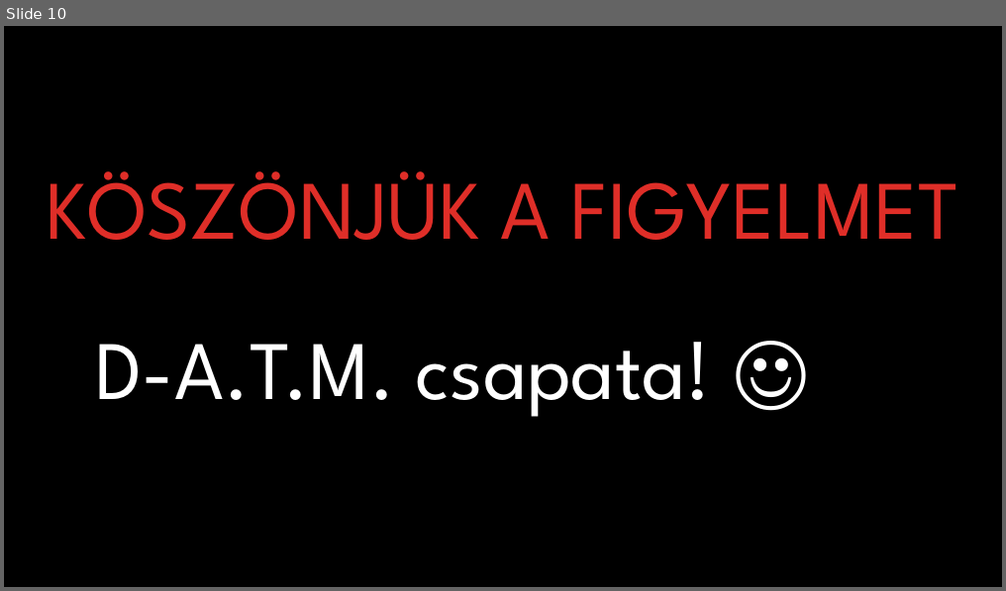
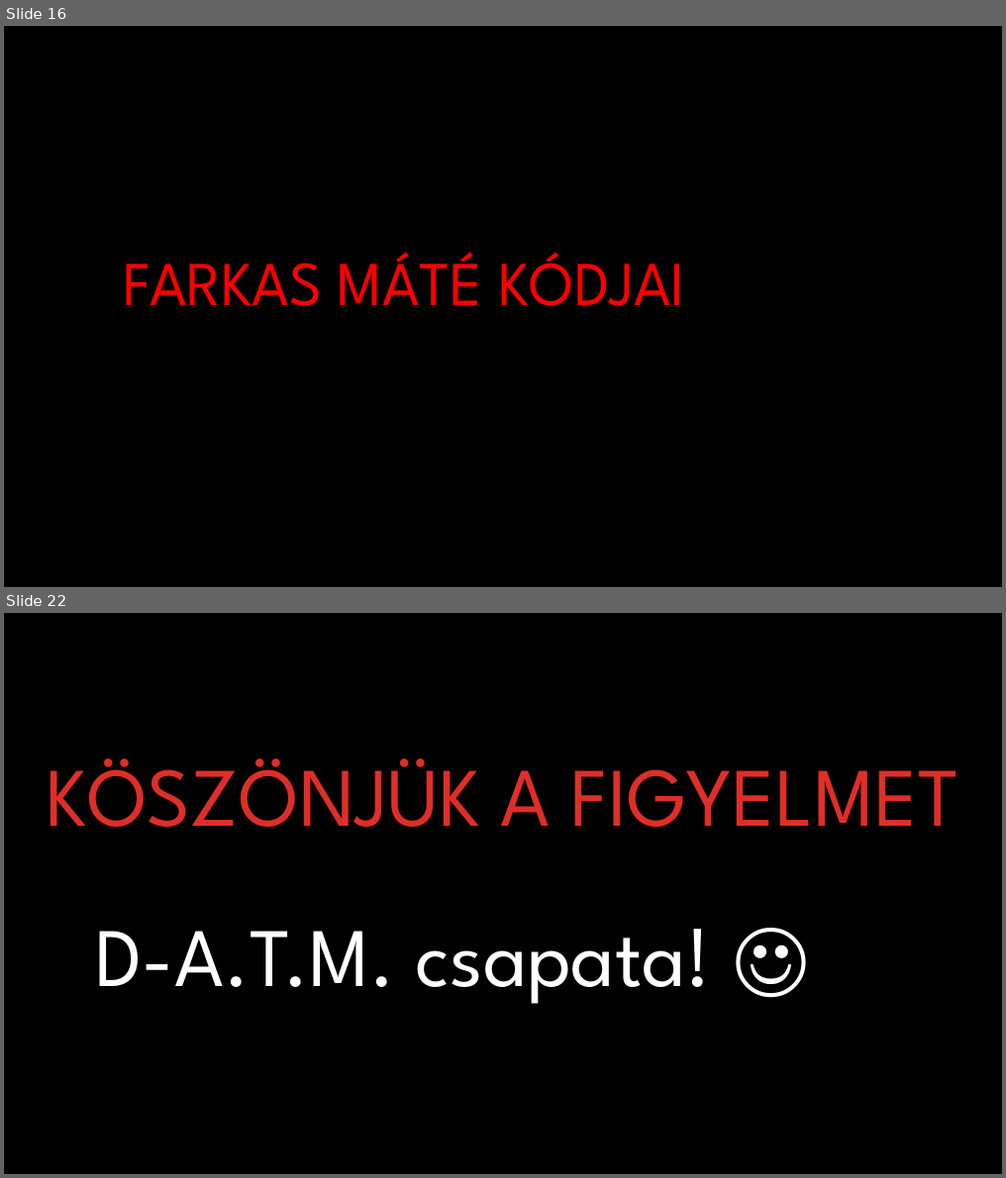
Before and after one commit to ookamim2007-source/D.A.T.M.-D-l-Alf-ldi-Tuning-M-hely.web-, a slide deck: DATM PPT.pptx. Shown one above the other, each under a label of ours: slide 10 before the commit, slides 16 and 22 after it; the slides between them are not shown. The pictures are 1006x591 and 1006x1178 pixels, drawn with LibreOffice and Linux fonts; fonts in the diff are those of the drawing; background and template pictures are left out. Boxes give left, top, right and bottom in pixels: in the first picture for what was removed or moved away, otherwise in the second. Text is boxed around its words. In the diff, an @@ line names an element or a change of style, - is before the commit and + after.

```diff
--- a/DATM PPT.pptx
+++ b/DATM PPT.pptx
@@ slide 16 added at box(4, 26, 1002, 587), background #000000 @@
@@ title added at box(124, 252, 686, 306), 60 pt, text #FF0000 @@
+FARKAS MÁTÉ KÓDJAI
@@ what was slide 10 is now slide 22 @@
```
Also in this commit, not shown: 1 slide changed, 17 other slides added, 6 slides removed.
